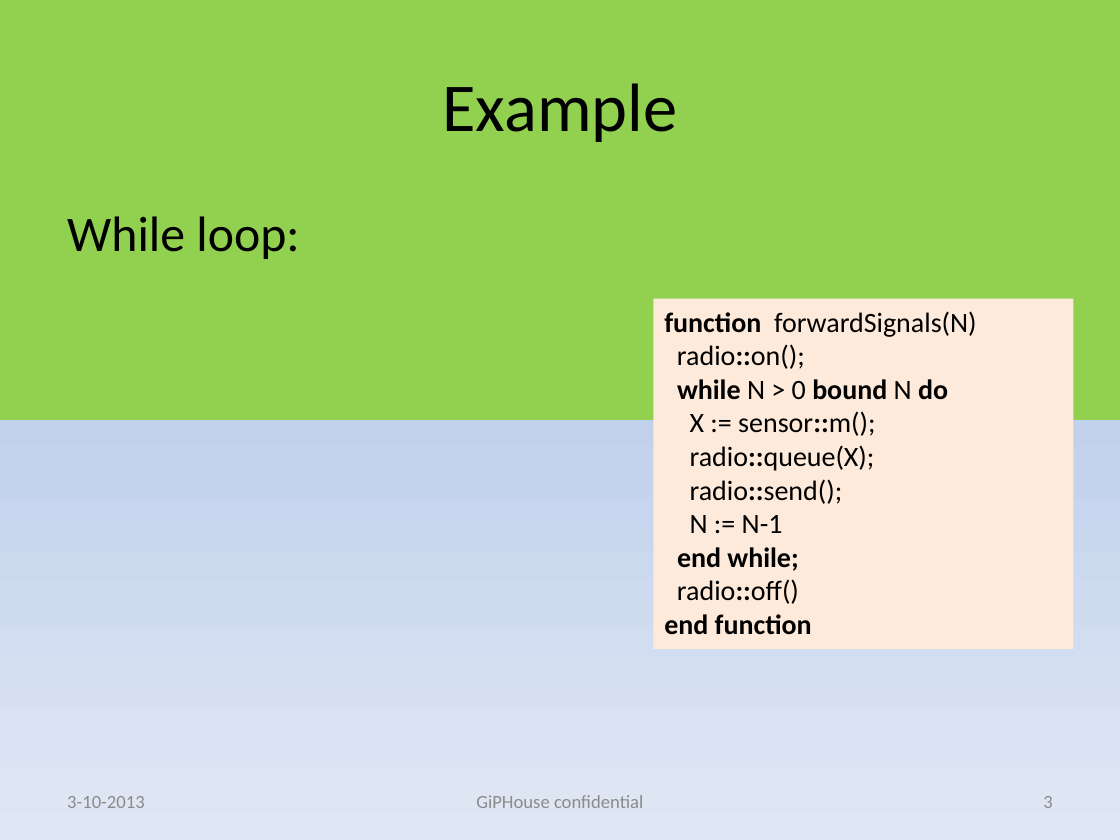
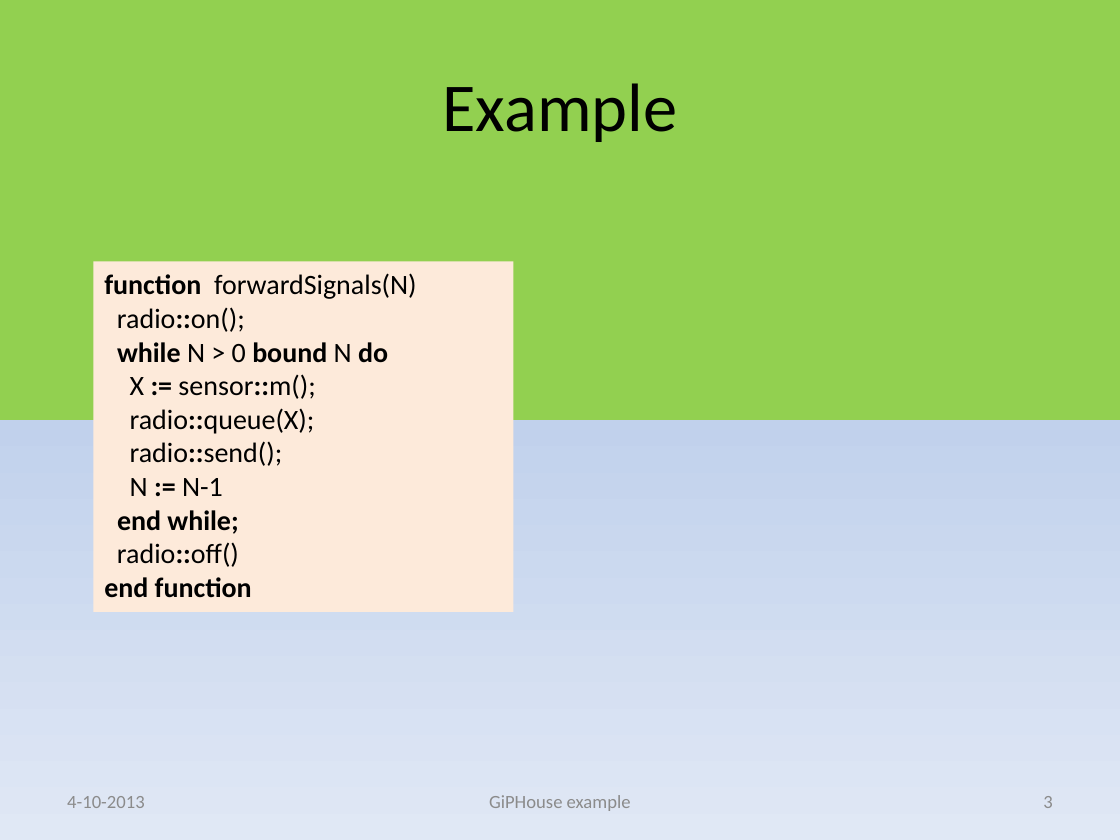
Before and after one commit to squell/ecalogic, a slide deck: slide 3 of doc/ppt/Energie2013Presentaiton1.pptx. Drawn at 1120x840 pixels with LibreOffice and Linux fonts; fonts in the diff are those of the drawing. Boxes give left, top, right and bottom in pixels: in the first picture for what was removed or moved away, otherwise in the second. Text is boxed around its words. In the diff, an @@ line names an element or a change of style, - is before the commit and + after.

```diff
--- a/doc/ppt/Energie2013Presentaiton1.pptx
+++ b/doc/ppt/Energie2013Presentaiton1.pptx
@@ text removed at box(67, 216, 299, 259) @@
-While loop:
@@ rectangle "function forwardSignals(N)": place and size @@
-rectangle "function forwardSignals(N)" at box(653, 299, 1073, 650)
+rectangle "function forwardSignals(N)" at box(93, 261, 513, 612)
@@ text in rectangle at box(130, 374, 315, 496): bold on in ":=", ":=" @@
@@ text at box(67, 796, 145, 808): text changed @@
-3-10-2013
+4-10-2013
@@ text at box(489, 795, 631, 811): text changed @@
-GiPHouse confidential
+GiPHouse example
```
Also in this commit, not shown: 4 other slides changed, 1 slide added.
